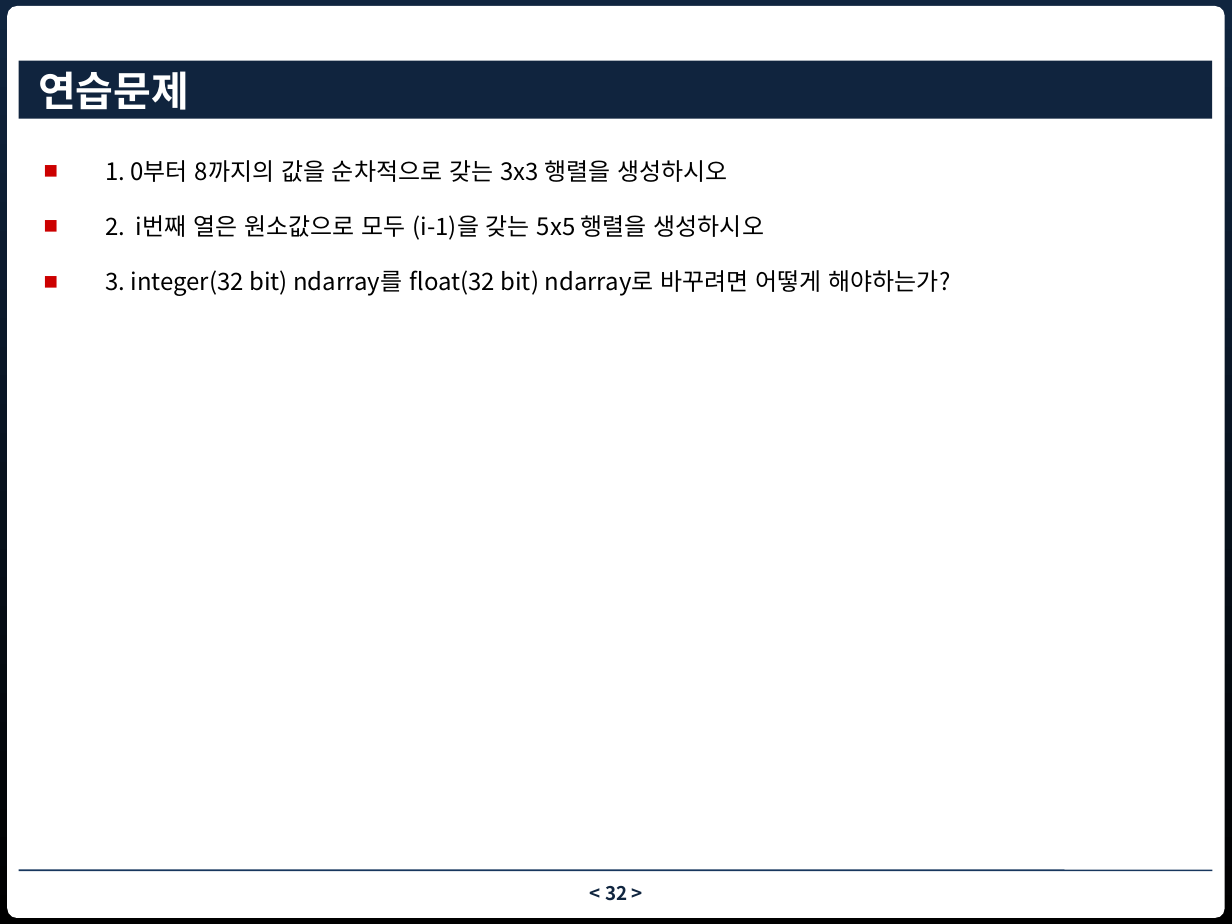
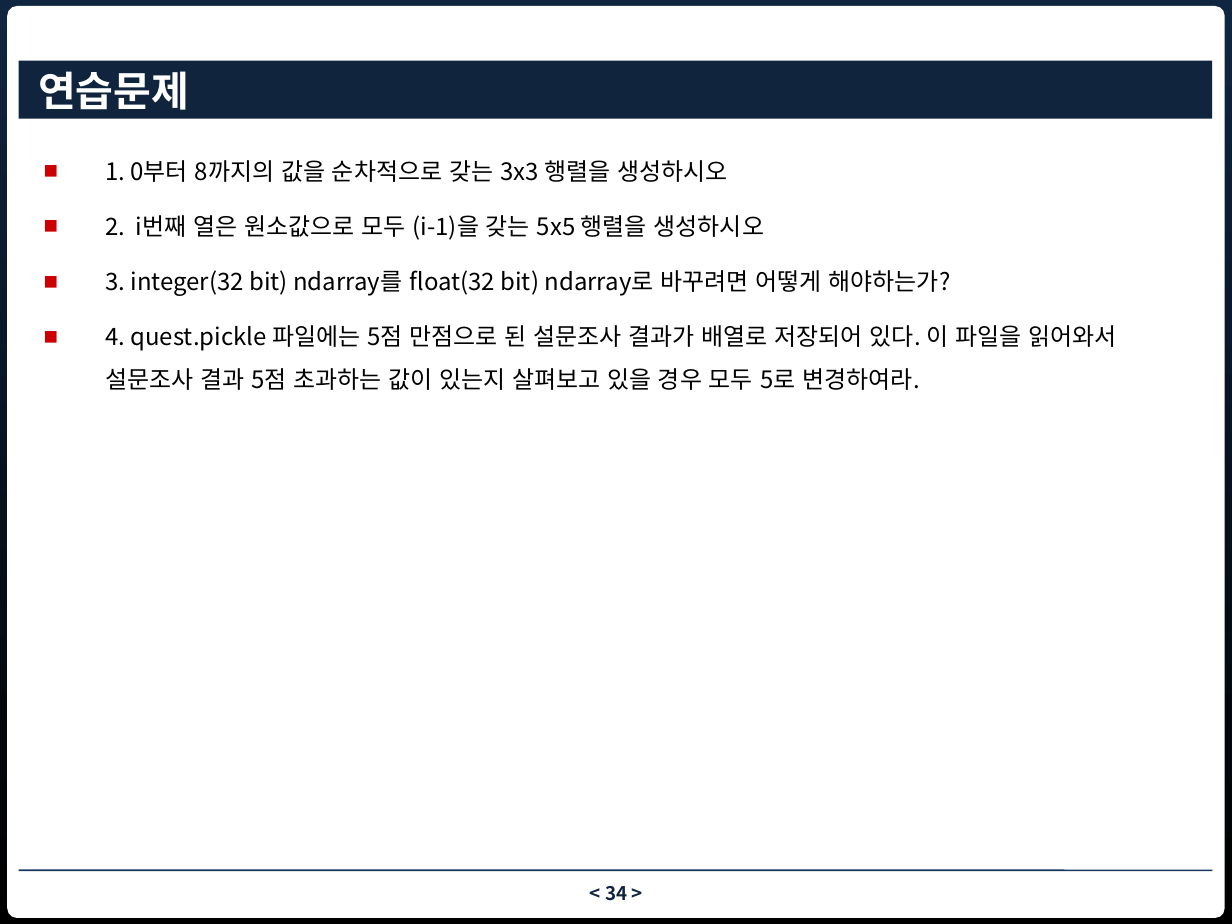
Before and after one commit to nhkim55/bigdata_fintech_python, a slide deck: slide 34 of ch5 numpy.pptx (slide 32 before the commit). Drawn at 1232x924 pixels with LibreOffice and Linux fonts; fonts in the diff are those of the drawing; background and template pictures are left out. Boxes give left, top, right and bottom in pixels: in the first picture for what was removed or moved away, otherwise in the second. Text is boxed around its words. In the diff, an @@ line names an element or a change of style, - is before the commit and + after.

```diff
--- a/ch5 numpy.pptx
+++ b/ch5 numpy.pptx
@@ text at [105,325,1116,390]: paragraph added @@
+■ 4. quest.pickle 파일에는 5점 만점으로 된 설문조사 결과가 배열로 저장되어 있다. 이 파일을 읽어와서 설문조사 결과 5점 초과하는 값이 있는지 살펴보고 있을 경우 모두 5로 변경하여라.
@@ page number at [605,886,627,901]: text changed @@
-< 32 >
+< 34 >
```
Also in this commit, not shown: 2 other slides changed, 2 slides added.
